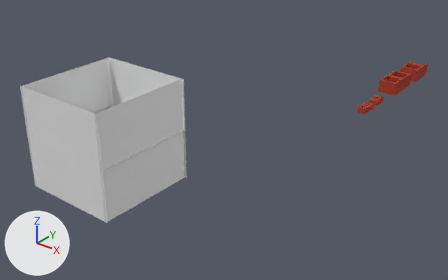
The Blender file PDC/Bricks_PDC.blend: old version first, new version second.
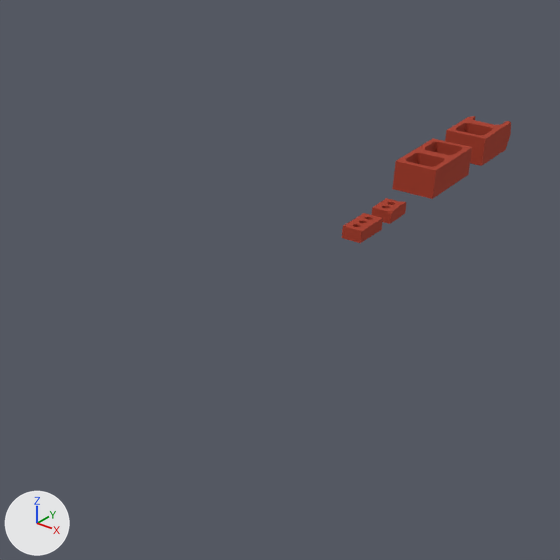
Each version is shown whole from a camera (50 mm lens) standing at (2.62, -5.65, 2.55) and looking at (-1.05, -1.08, -0.29), then close up on the part from 48% to 100% of the width and 4% to 88% of the height. Arrows for +X, +Y and +Z are at lower left; the lights stay in place. The older version's two pictures come first.

The scene before the commit, as lines of its bpy script (objects in view):
```python
me_cube_024 = bpy.data.meshes.new('Cube.024')
me_cube_024.from_pydata(...)  # 132 vertices, 136 faces; spans x -0.046..0.046, y -0.097..0.097, z -0.029..0.029
me_cube_024.materials.append(mat_brick)  # its picture is missing
me_cube_025 = bpy.data.meshes.new('Cube.025')
me_cube_025.from_pydata(...)  # 119 vertices, 108 faces; spans x -0.048..0.045, y -0.075..0.081, z -0.03..0.029
me_cube_025.materials.append(mat_brick)  # its picture is missing
me_plane = bpy.data.meshes.new('Plane')
me_plane.from_pydata(...)  # 204 vertices, 214 faces; spans x -0.1..0.1, y -0.2..0.2, z 0.0..0.14
me_plane.materials.append(mat_brick)  # its picture is missing
me_plane_002 = bpy.data.meshes.new('Plane.002')
me_plane_002.from_pydata(...)  # 238 vertices, 244 faces; spans x -0.1..0.1, y -0.2..0.139, z 0.0..0.14
me_plane_002.materials.append(mat_brick)  # its picture is missing
ob_brick = bpy.data.objects.new('BRICK', me_cube_024)
ob_brick.location = (0.0, 0.0, 0.0)
ob_brick.rotation_euler = (-0.0000364, -0.0000412, -0.0197)  # degrees (0, 0, -1.1)
ob_brickbroken = bpy.data.objects.new('BRICKBROKEN', me_cube_025)
ob_brickbroken.location = (0.0, 0.257, 0.0)
ob_sm_cinderblock = bpy.data.objects.new('SM_Cinderblock', me_plane)
ob_sm_cinderblock.location = (-0.007, 0.712, 0.0)
ob_sm_cinderblock_001 = bpy.data.objects.new('SM_Cinderblock.001', me_plane_002)
ob_sm_cinderblock_001.location = (-0.007, 1.267, 0.0)
```
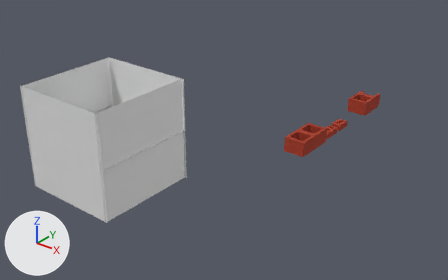
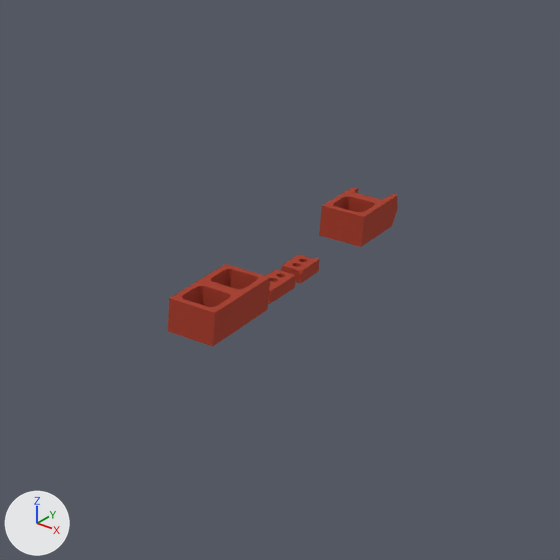
The change in detail:
Object 'SM_Cinderblock' (ob_sm_cinderblock) moves from (-0.007, 0.712, 0.0) to (-0.007, -1.178, 0.0).
Object 'SM_Cinderblock.001' (ob_sm_cinderblock_001) moves from (-0.007, 1.267, 0.0) to (-0.007, 0.005, 0.0).
Object 'BRICK' (ob_brick) moves from (0.0, 0.0, 0.0) to (0.0, -0.775, 0.0).
Object 'BRICKBROKEN' (ob_brickbroken) moves from (0.0, 0.257, 0.0) to (0.0, -0.553, 0.0).

Pixel boxes [x1, y1, x2, y2] of what changed, in the close-ups (560 x 560 px):
'SM_Cinderblock', moved: before [392, 139, 472, 199]; after [168, 264, 270, 347]
'SM_Cinderblock.001', moved: before [445, 116, 511, 166]; after [319, 188, 398, 247]
'BRICK', moved: before [342, 213, 383, 243]; after [266, 269, 296, 304]
'BRICKBROKEN', moved: before [372, 198, 406, 224]; after [281, 254, 320, 284]
